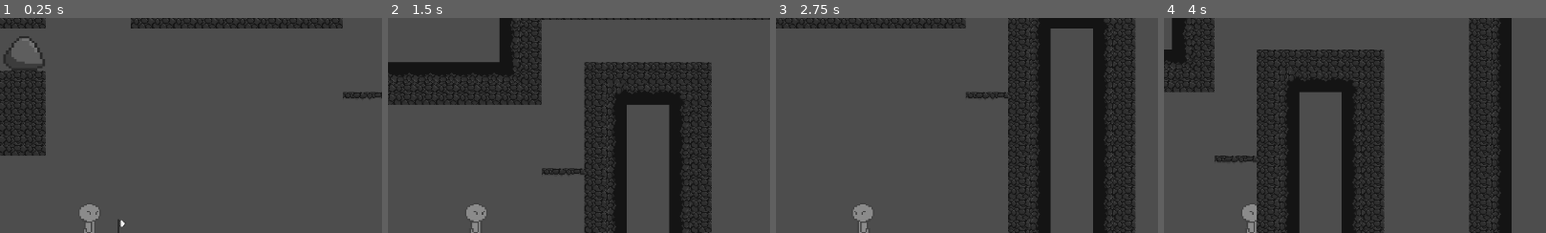
Above: before the commit, frames 1-4 (left to right).
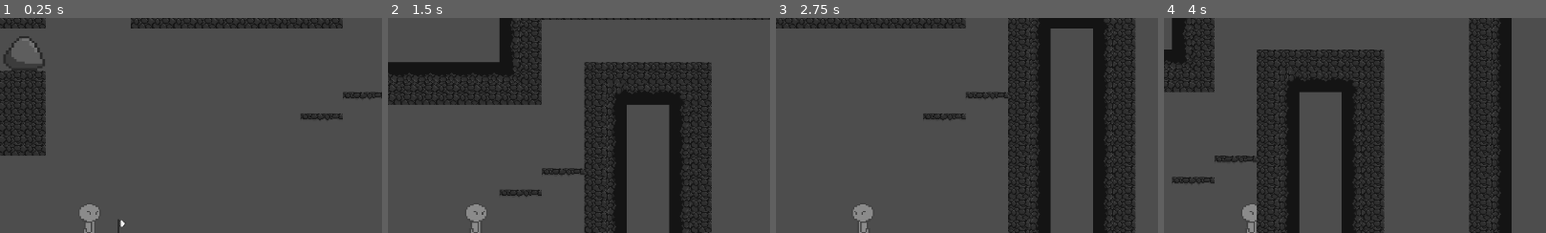
Above: after the commit, the same moments.

Repository: peachyem/ShootingForTheDark
Game: Godot game, scene res://levels/level_6.tscn
The game is run twice, just before and just after one commit, with the same random seed, the same clock (stepped at 60 frames per second) and the same inputs. This scene is started directly instead of the project's main scene.
Inputs:
- Up to frame 1 (0.25 s): no input
- Up to frame 2 (1.5 s): tap Enter (ui_accept) at 0.5, 0.77 s; hold Right (ui_right) from 0.53 s (still down)
- Up to frame 3 (2.75 s): tap Enter (ui_accept) at 1.52 s; release Right (ui_right) at 2.03 s; hold Left (ui_left) from 2.03 s (still down)
- Up to frame 4 (4 s): release Left (ui_left) at 2.78 s; hold Right (ui_right) from 2.78 s (still down); tap Enter (ui_accept) at 3.02, 3.77 s
The pictures show only the part of the screen within x 39-89%, y 1-51%; the shares and areas given below are measured in that part.

The runs differ from the first frame. In frame 1, 0.3% of the frame differs, in the area x 78-90%, y 44-48%; in frame 2, 0.3%; in frame 3, 0.3%; in frame 4, 0.3%, in the area x 2-14%, y 73-78%.

Commit message:
Updated 4 and 6

Diff:
--- a/levels/level_4.tscn
+++ b/levels/level_4.tscn
@@ -134,7 +134,7 @@
 position = Vector2(-2017, -225)
 
 [node name="Ground Tiles" parent="." instance=ExtResource("7_sjasv")]
-layer_0/tile_data = PackedInt32Array(65538, 393216, 0, 65537 …(10685 unchanged characters)… 1, 131075, 262144, 1, -196605, 262144, 1)
+layer_0/tile_data = PackedInt32Array(65538, 393216, 0, 65537 …(10685 unchanged characters)… 1, 131075, 262144, 1, -196605, 262144, 1, -65595, 393216, 0)
 
 [node name="Background" parent="." instance=ExtResource("9_hm6ky")]
 
--- a/levels/level_6.tscn
+++ b/levels/level_6.tscn
@@ -46,7 +46,7 @@
 position = Vector2(752, 784)
 
 [node name="Ground Tiles" parent="." instance=ExtResource("6_p5we5")]
-layer_0/tile_data = PackedInt32Array(65550, 458752, 0, 65549 …(10735 unchanged characters)… , 1, -655376, 65536, 1, 196592, 65536, 1)
+layer_0/tile_data = PackedInt32Array(65550, 458752, 0, 65549 …(10735 unchanged characters)… , 1, -655376, 65536, 1, 196592, 65536, 1, -327670, 655360, 0, -327669, 720896, 0)
 
 [node name="Background" parent="." instance=ExtResource("8_k726q")]
 
Not shown: 1 places in levels/level_4.tscn that only renumber resources
Not shown: 1 places in levels/level_6.tscn that only renumber resources
